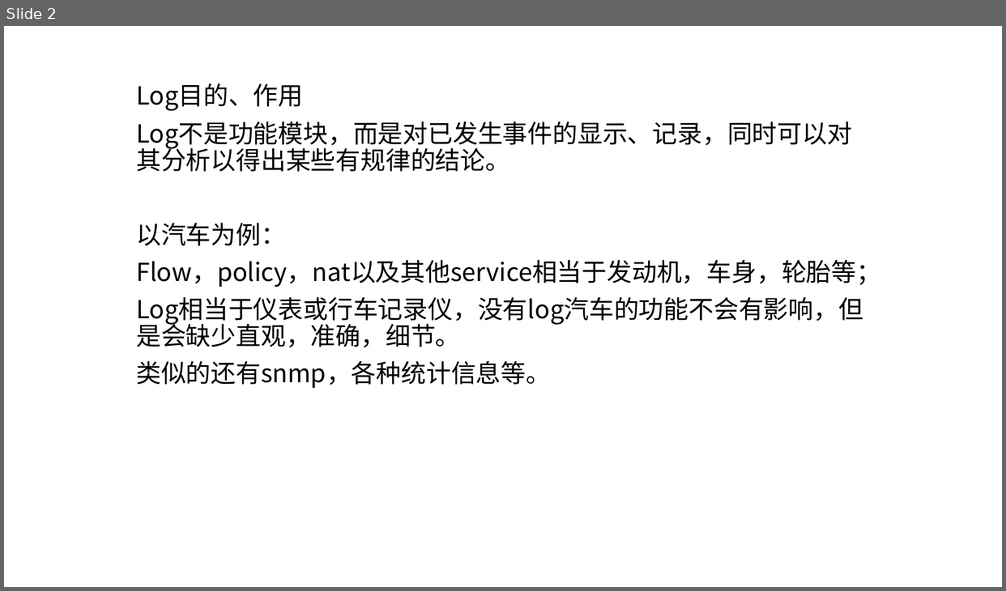
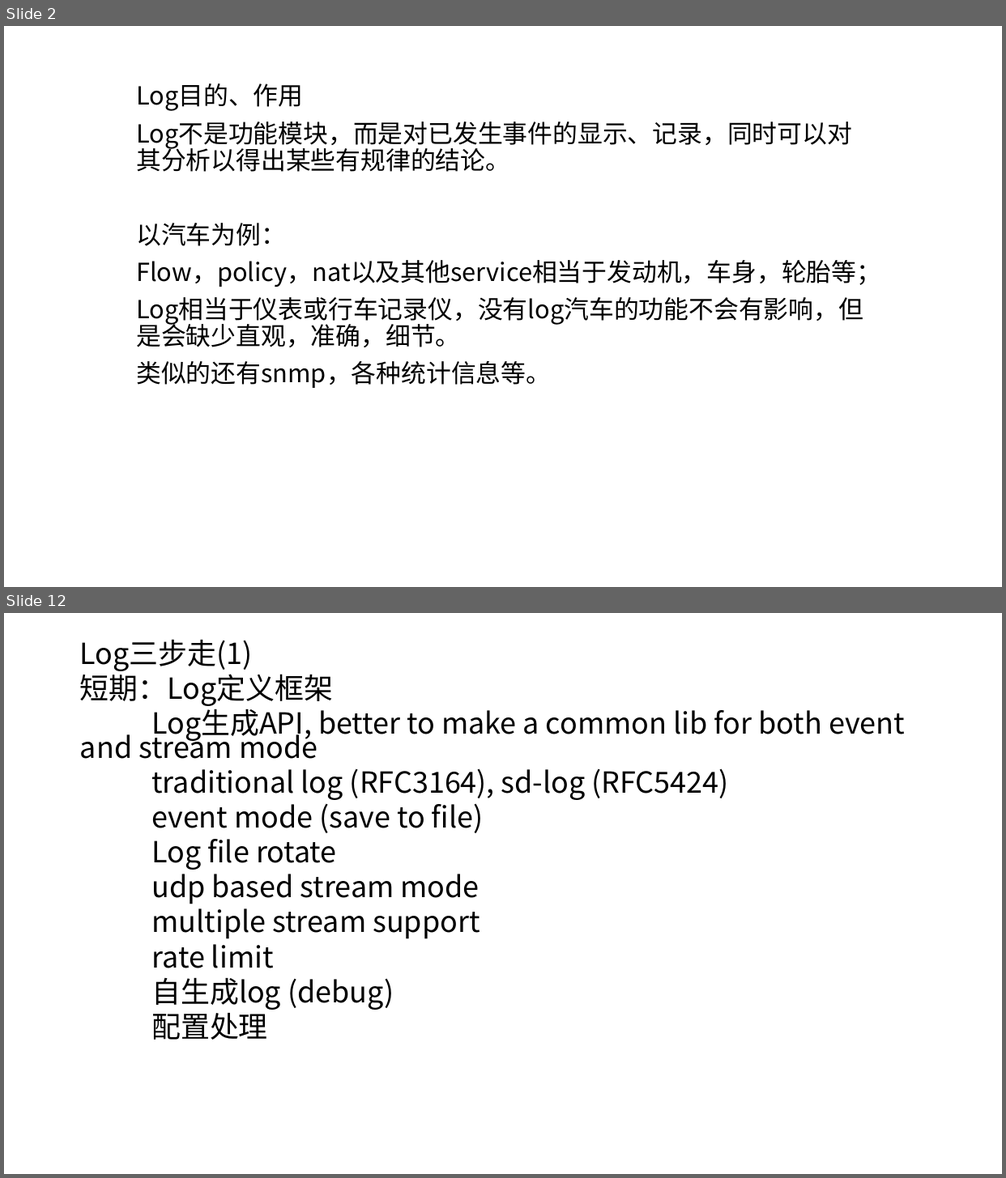
Before and after one commit to qicen/jw, a slide deck: log.pptx. Shown one above the other, each under a label of ours: slide 2 before the commit, slides 2 and 12 after it; the slides between them are not shown. The pictures are 1006x591 and 1006x1178 pixels, drawn with LibreOffice and Linux fonts; fonts in the diff are those of the drawing. Boxes give left, top, right and bottom in pixels: in the first picture for what was removed or moved away, otherwise in the second. Text is boxed around its words. In the diff, an @@ line names an element or a change of style, - is before the commit and + after.

```diff
--- a/log.pptx
+++ b/log.pptx
@@ slide 12 added at (4,613,1002,1174), background #FFFFFF @@
@@ text added at (80,639,905,1040), 28 pt, text #000000 @@
+Log三步走(1)
+短期：Log定义框架
+Log生成API, better to make a common lib for both event and stream mode
+traditional log (RFC3164), sd-log (RFC5424)
+event mode (save to file)
+Log file rotate
+udp based stream mode
+multiple stream support
+rate limit
+自生成log (debug)
+配置处理
```
Also in this commit, not shown: 3 slides changed, 9 other slides added, 1 slide removed.
